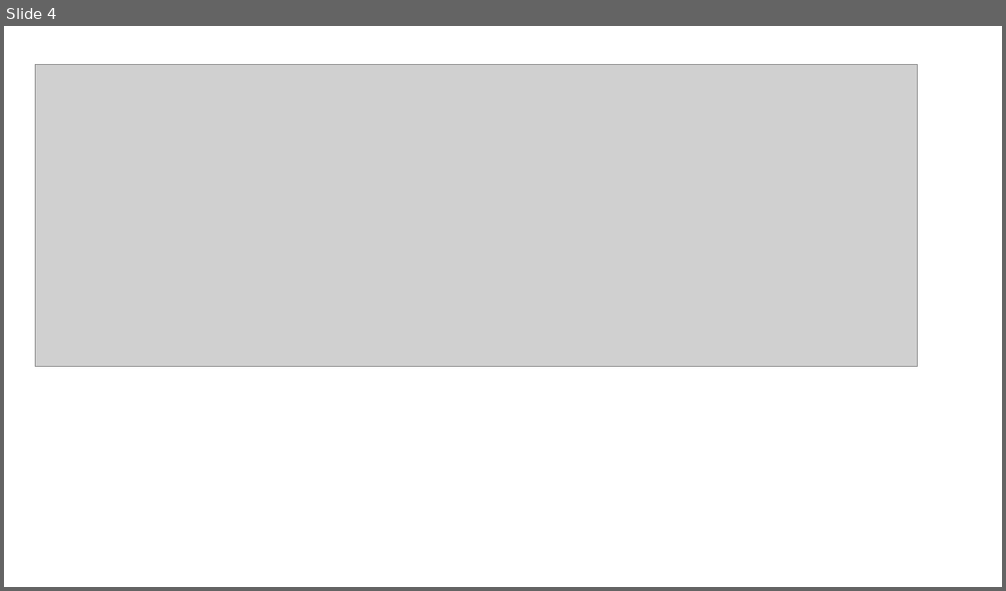
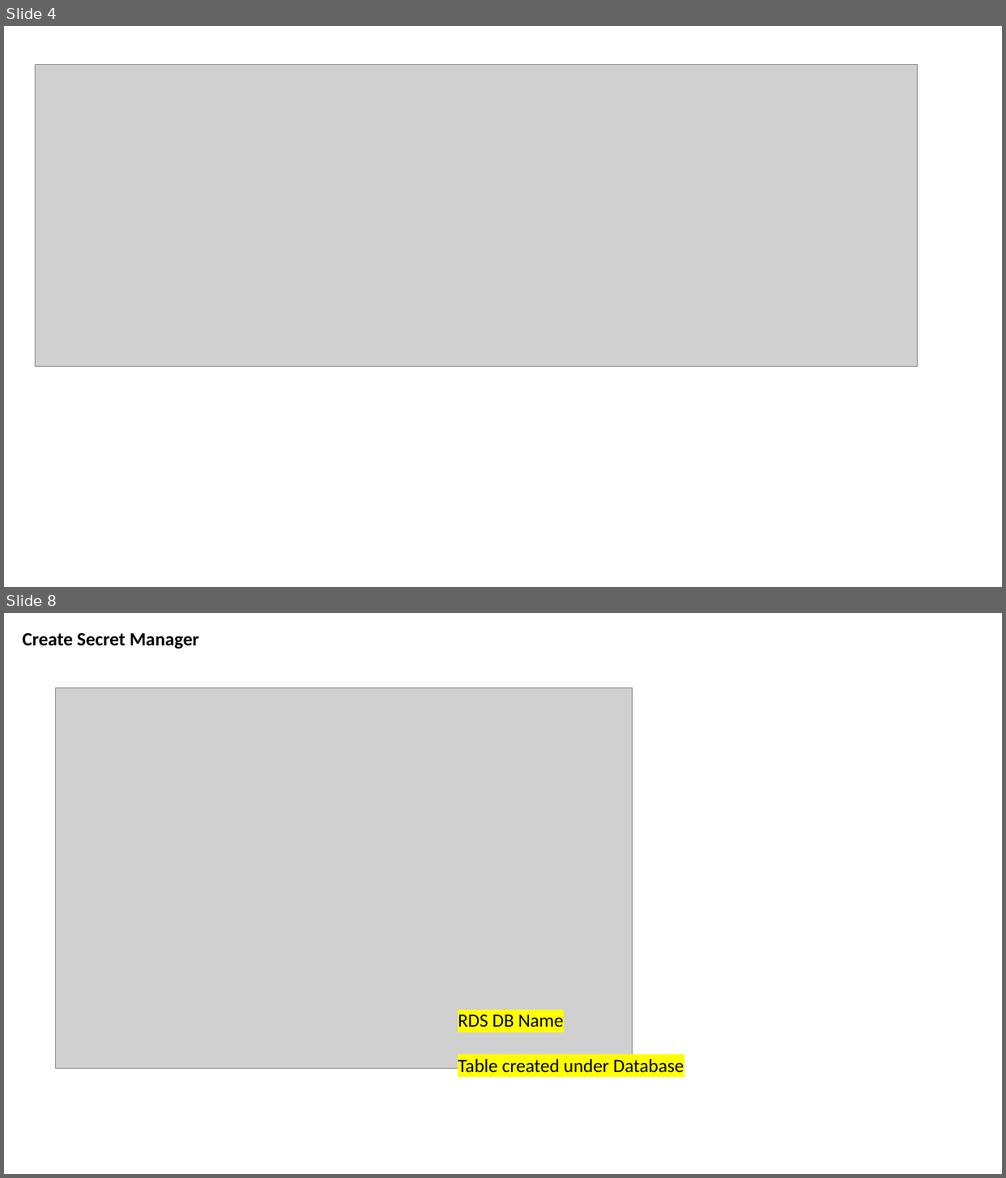
Before and after one commit to vigneshvallavan/aws_repo, a slide deck: 2. AWS Glue Works/MySQL-to-RDS-to-Glue.pptx. Shown one above the other, each under a label of ours: slide 4 before the commit, slides 4 and 8 after it; the slides between them are not shown. The pictures are 1006x591 and 1006x1178 pixels, drawn with LibreOffice and Linux fonts; fonts in the diff are those of the drawing; grey boxes stand for pictures. Boxes give left, top, right and bottom in pixels: in the first picture for what was removed or moved away, otherwise in the second. Text is boxed around its words. In the diff, an @@ line names an element or a change of style, - is before the commit and + after.

```diff
--- a/2. AWS Glue Works/MySQL-to-RDS-to-Glue.pptx
+++ b/2. AWS Glue Works/MySQL-to-RDS-to-Glue.pptx
@@ slide 8 added at [4,613,1002,1174], background #FFFFFF @@
@@ text added at [23,633,199,649], 18 pt, text #000000, bold @@
+Create Secret Manager
@@ picture added at [55,688,632,1068] @@
@@ text added at [458,1015,684,1072], 18 pt, text #000000 @@
+RDS DB Name
+Table created under Database
```
Also in this commit, not shown: 1 slide changed, 4 other slides added.
